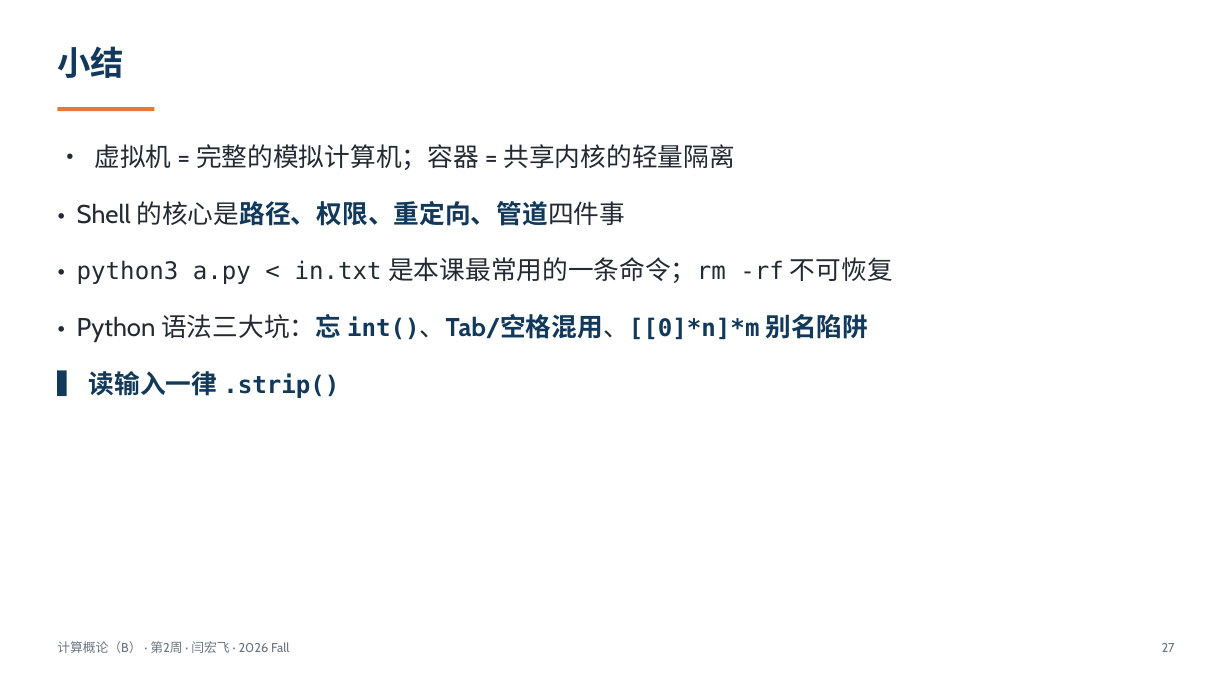
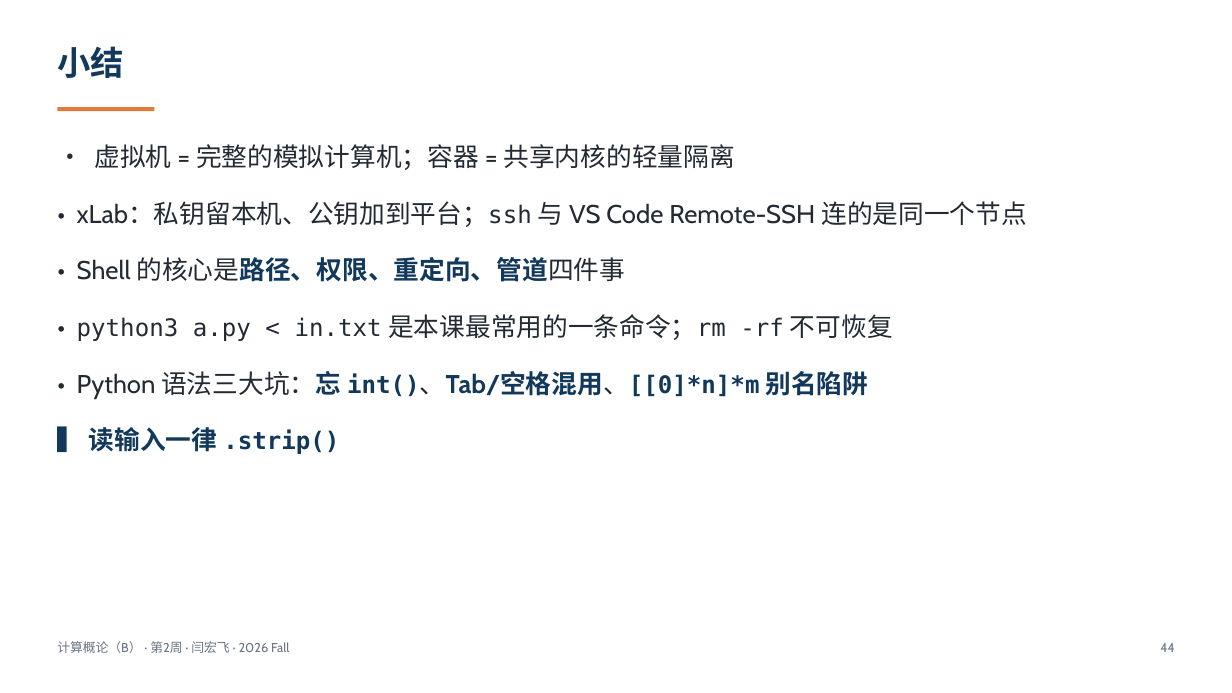
Before and after one commit to GMyhf/2026fall-cs201, a slide deck: slide 44 of courseware/202609_ADS_W02_VM_Shell_DevEnv.pptx (slide 27 before the commit). Drawn at 1232x693 pixels with LibreOffice and Linux fonts; fonts in the diff are those of the drawing. Boxes give left, top, right and bottom in pixels: in the first picture for what was removed or moved away, otherwise in the second. Text is boxed around its words. In the diff, an @@ line names an element or a change of style, - is before the commit and + after.

```diff
--- a/courseware/202609_ADS_W02_VM_Shell_DevEnv.pptx
+++ b/courseware/202609_ADS_W02_VM_Shell_DevEnv.pptx
@@ text at box(77, 201, 1027, 227): paragraph added @@
+• xLab：私钥留本机、公钥加到平台；ssh 与 VS Code Remote-SSH 连的是同一个节点
@@ text at box(1160, 643, 1174, 652): text changed @@
-27
+44
```
Also in this commit, not shown: 20 other slides changed, 18 slides added, 1 slide removed.
